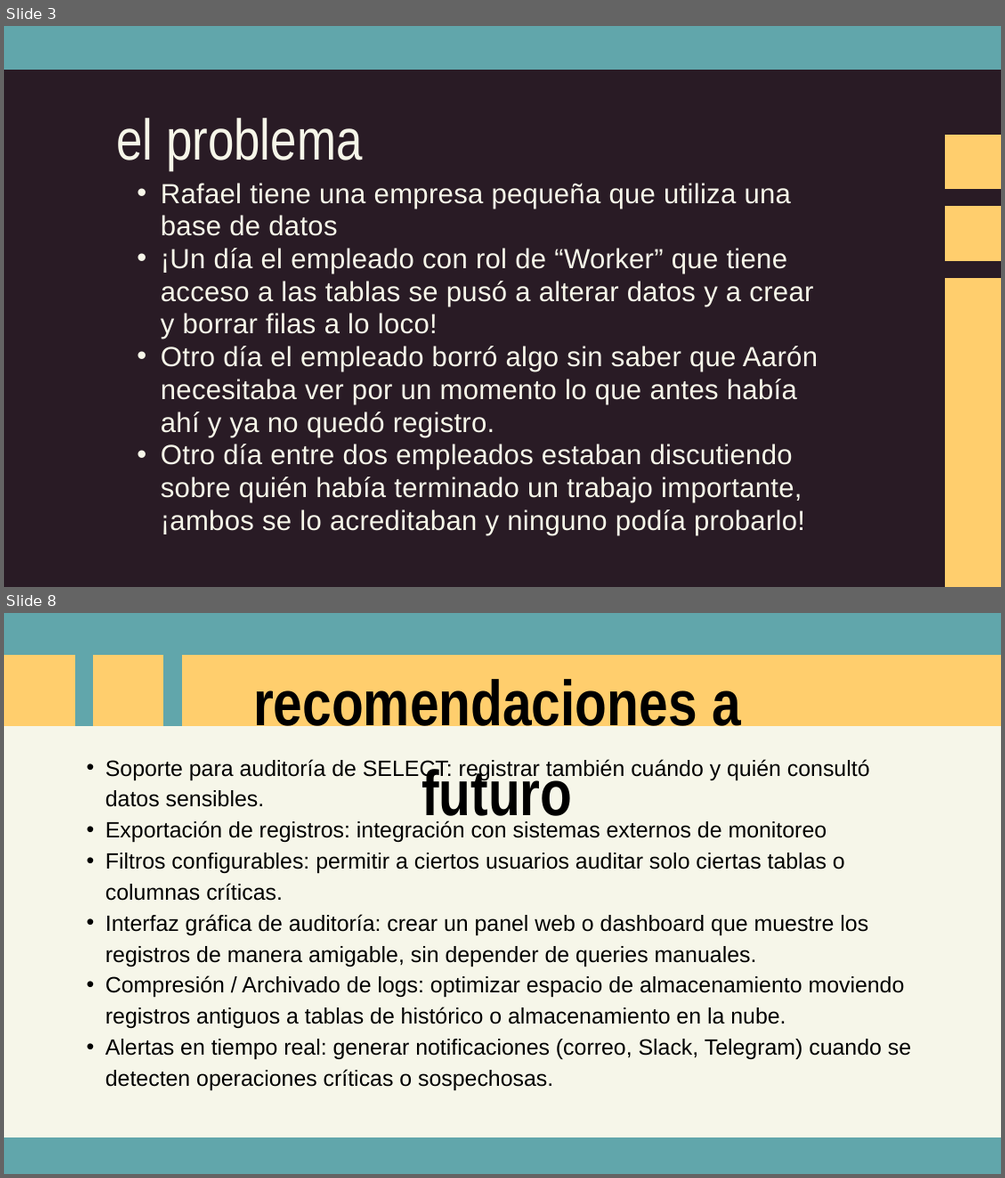
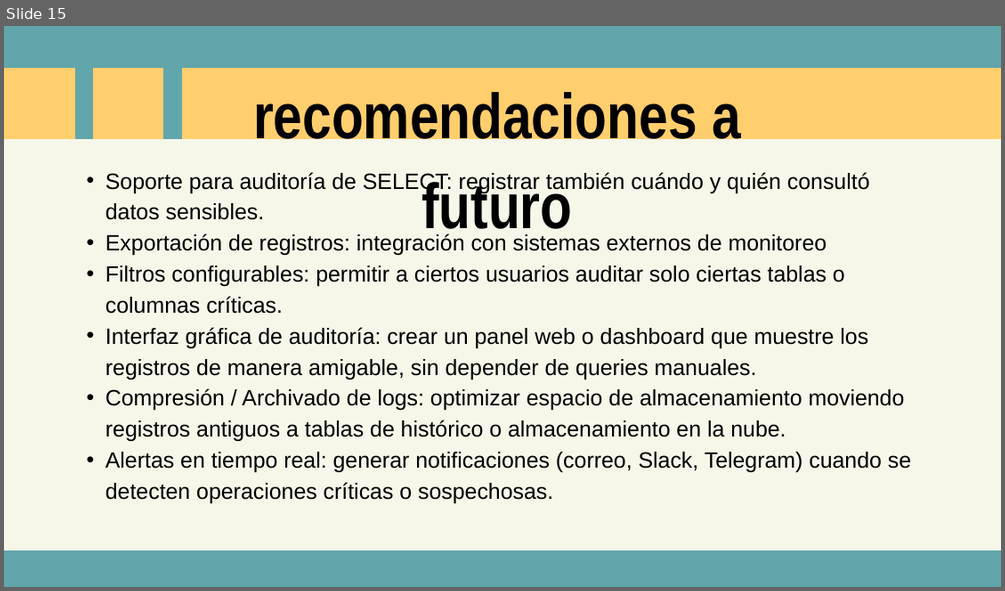
Before and after one commit to JairoGH16/PostgreSQL-AutoAudit, a slide deck: ProjectPresentation.pptx. Shown one above the other, each under a label of ours: slides 3 and 8 before the commit, slide 15 after it; the slides between them are not shown. The pictures are 1005x1178 and 1005x591 pixels, drawn with LibreOffice and Linux fonts; fonts in the diff are those of the drawing. Boxes give left, top, right and bottom in pixels: in the first picture for what was removed or moved away, otherwise in the second. Text is boxed around its words. In the diff, an @@ line names an element or a change of style, - is before the commit and + after.

```diff
--- a/ProjectPresentation.pptx
+++ b/ProjectPresentation.pptx
@@ slide 3 removed at (x1=4, y1=26, x2=1001, y2=587), background #291B25 @@
@@ freeform shape removed at (x1=4, y1=26, x2=1001, y2=70) @@
@@ text removed at (x1=116, y1=118, x2=363, y2=170) @@
-el problema
@@ freeform shape removed at (x1=945, y1=135, x2=1001, y2=189) @@
@@ text removed at (x1=161, y1=183, x2=817, y2=535) @@
-  • Rafael tiene una empresa pequeña que utiliza una base de datos
-  • ¡Un día el empleado con rol de “Worker” que tiene acceso a las tablas se pusó a alterar datos y a crear y borrar filas a lo loco!
-  • Otro día el empleado borró algo sin saber que Aarón necesitaba ver por un momento lo que antes había ahí y ya no quedó registro.
-  • Otro día entre dos empleados estaban discutiendo sobre quién había terminado un trabajo importante, ¡ambos se lo acreditaban y ninguno podía probarlo!
@@ freeform shape removed at (x1=945, y1=207, x2=1001, y2=261) @@
@@ freeform shape removed at (x1=945, y1=278, x2=1001, y2=587) @@
@@ what was slide 8 is now slide 15 @@
```
Also in this commit, not shown: 1 slide changed, 8 slides added, 17 other files.
